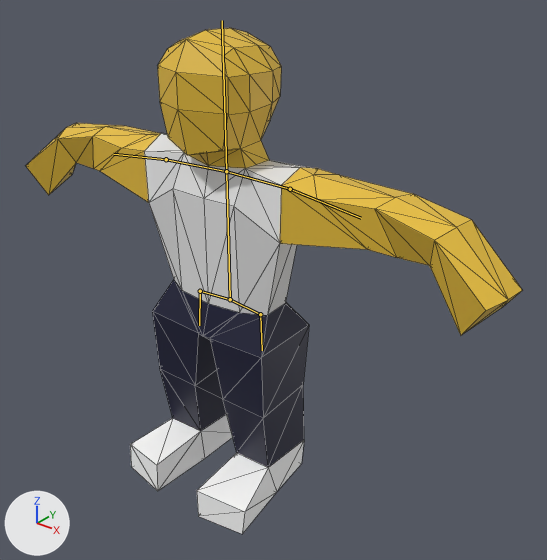
Renders of the glTF model assets/models/villager.glb from each side of a commit.
One viewpoint serves both versions: a camera (50 mm lens) standing at (2.11, -2.21, 2.54) and looking at (0.17, 0.21, 1.03). The lights are fixed; the arrows at lower left show +X, +Y and +Z. The picture after the commit comes second. The bones that bend it are drawn over the model as lines. Mesh edges are drawn as thin lines.
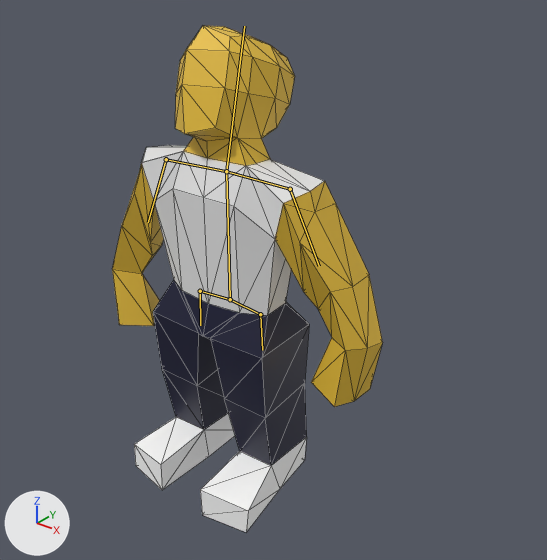
The newer file adds an action. The first version stands in its rest pose; the second is drawn at frame 30 of the action 'idle.001'.

Where the change shows, as pixel boxes (x1, y1, x2, y2) in the pictures (547 x 560 px):
'Cube.001', posed (45% narrower): before (26, 28, 522, 534); after (112, 26, 383, 532)
bone 'Head', root to tip: before (226, 171) to (222, 20); after (226, 171) to (244, 26)
bone 'Arm.L', root to tip: before (290, 189) to (361, 218); after (290, 189) to (319, 266)
bone 'Arm.R', root to tip: before (166, 159) to (113, 154); after (166, 159) to (148, 222)

What the commit changed:
Bone 'Head' (bone_head) turns from (0, 0, 0) to (-22, -12, 13) degrees about its own x, y and z.
Bone 'Arm.L' (bone_arm_l) turns from (0, 0, 0) to (-2, 11, -61) degrees about its own x, y and z.
Bone 'Arm.R' (bone_arm_r) turns from (0, 0, 0) to (-2, -11, 61) degrees about its own x, y and z.
